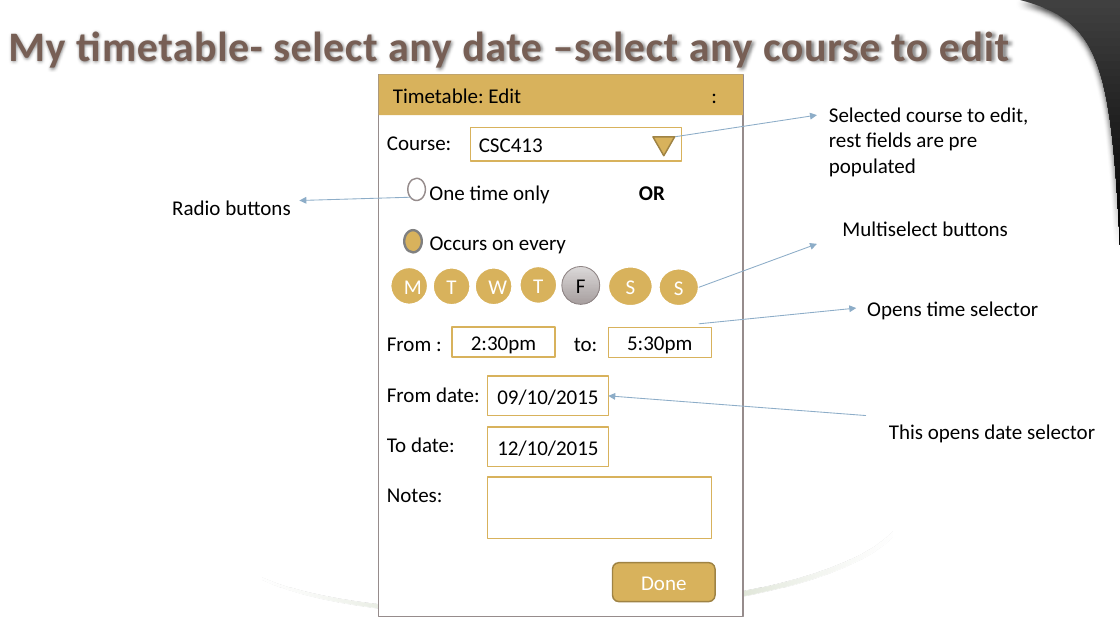
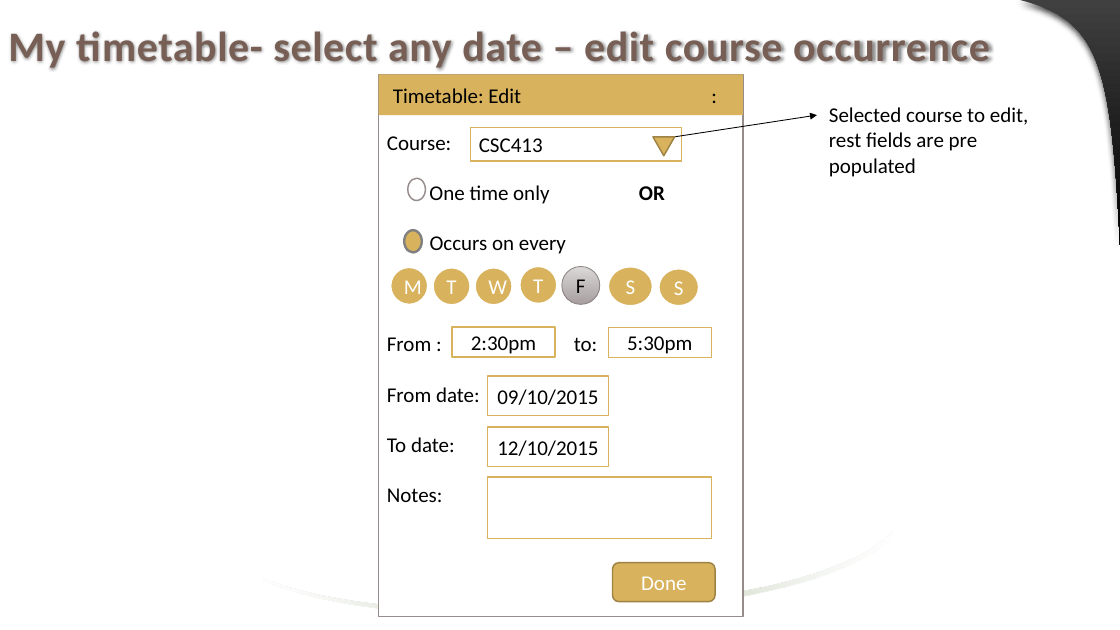
Before and after one commit to jaenudin86/Attendance, a slide deck: slide 24 of Attendance Wireframes.pptx (slide 22 before the commit). Drawn at 1120x630 pixels with LibreOffice and Linux fonts; fonts in the diff are those of the drawing. Boxes give left, top, right and bottom in pixels: in the first picture for what was removed or moved away, otherwise in the second. Text is boxed around its words. In the diff, an @@ line names an element or a change of style, - is before the commit and + after.

```diff
--- a/Attendance Wireframes.pptx
+++ b/Attendance Wireframes.pptx
@@ title at (8,31,990,70): text changed @@
-My timetable- select any date –select any course to edit
+My timetable- select any date – edit course occurrence
@@ arrow (675, 137) - (818, 115): stroke #8DAEC9 0.75 pt to #000000 0.75 pt @@
@@ text removed at (172,200,290,215) @@
-Radio buttons
@@ arrow removed from (411, 197) to (299, 201) @@
@@ text removed at (842,221,1007,236) @@
-Multiselect buttons
@@ arrow removed from (699, 287) to (818, 244) @@
@@ arrow removed from (699, 323) to (856, 308) @@
@@ text removed at (867,301,1038,320) @@
-Opens time selector
@@ arrow removed from (866, 416) to (608, 396) @@
@@ text removed at (889,424,1095,443) @@
-This opens date selector
```
Also in this commit, not shown: 29 other slides changed, 15 slides added, 1 slide removed.
